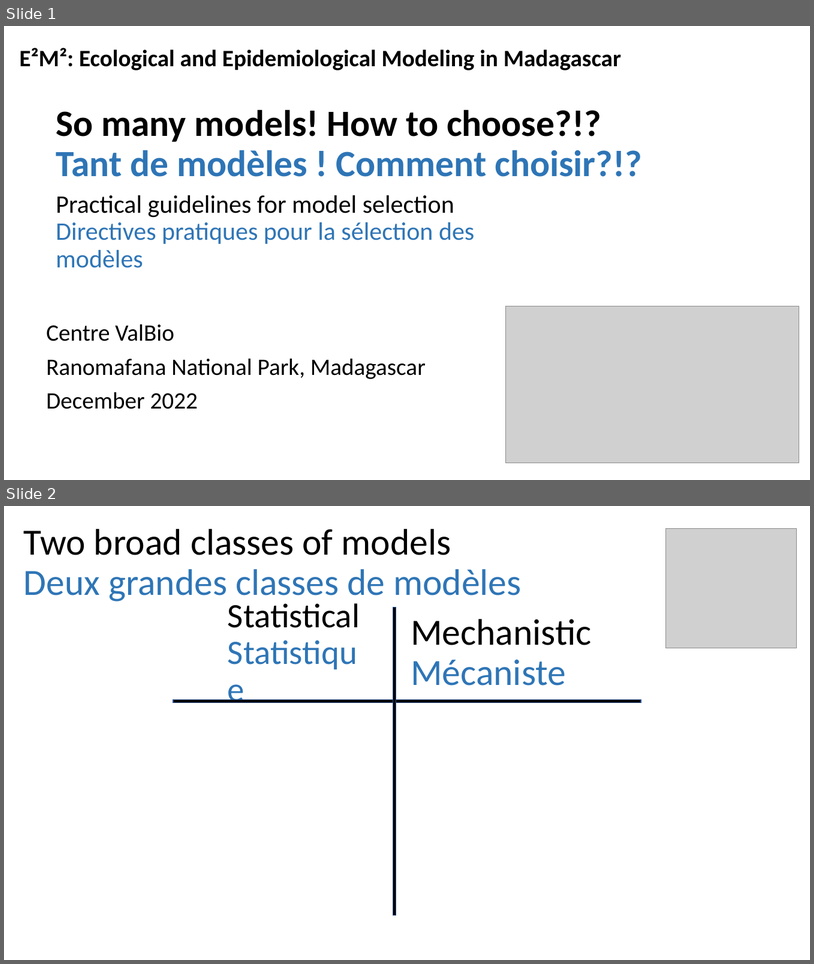
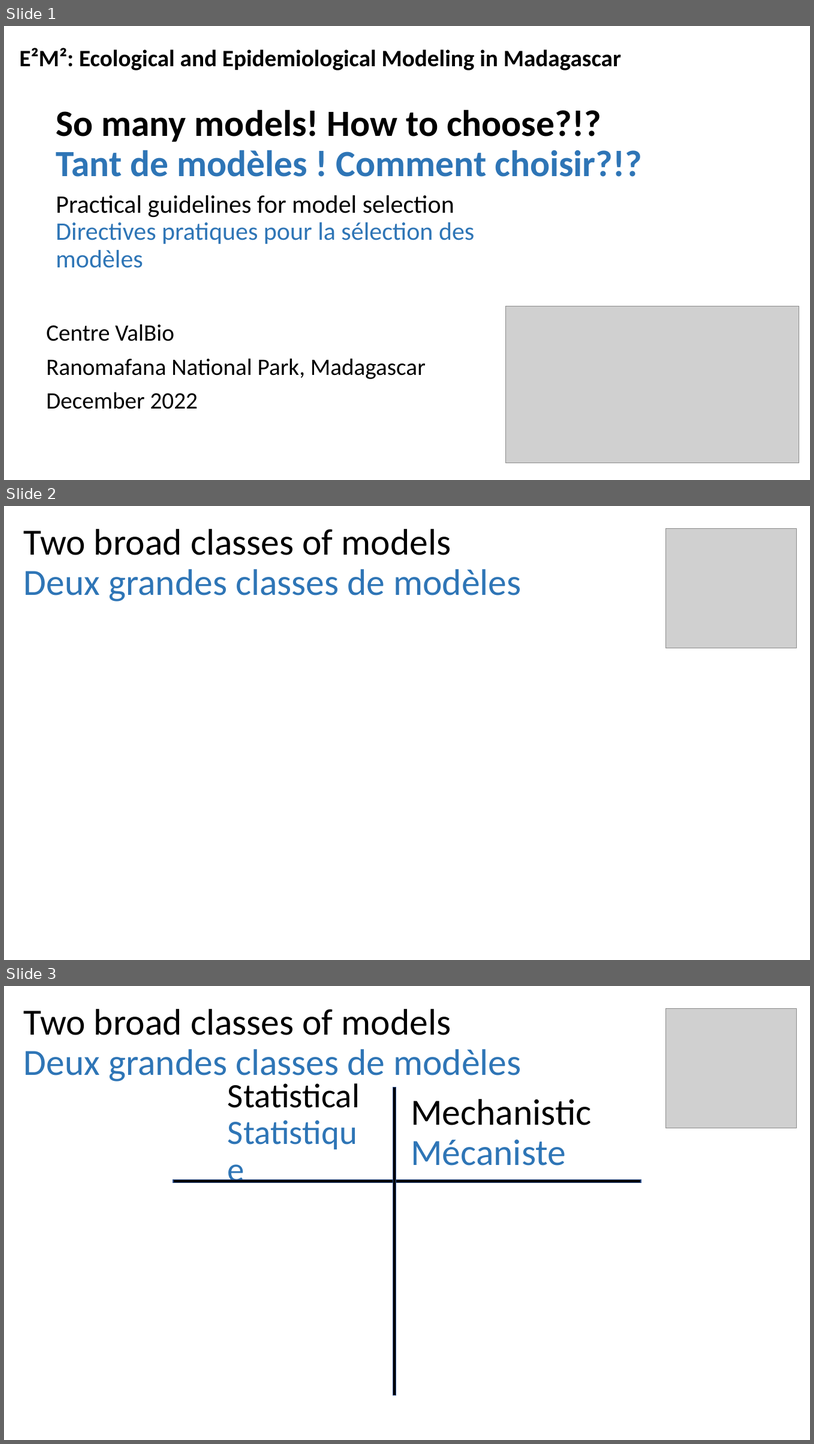
Before and after one commit to brooklabteam/E2M2, a slide deck: assets/2022/Lectures-PPT/SoManyModels.pptx. Shown one above the other, each under a label of ours: slides 1 and 2 before the commit, slides 1, 2 and 3 after it. The pictures are 814x964 and 814x1444 pixels, drawn with LibreOffice and Linux fonts; fonts in the diff are those of the drawing; grey boxes stand for pictures. Boxes give left, top, right and bottom in pixels: in the first picture for what was removed or moved away, otherwise in the second. Text is boxed around its words. In the diff, an @@ line names an element or a change of style, - is before the commit and + after.

```diff
--- a/assets/2022/Lectures-PPT/SoManyModels.pptx
+++ b/assets/2022/Lectures-PPT/SoManyModels.pptx
@@ slide 2 added at (4,506,810,960), background #FFFFFF @@
@@ title added at (24,529,521,601), 44 pt, text #2E75B6 @@
+Two broad classes of models
+Deux grandes classes de modèles
@@ picture added at (666,528,797,648) @@
@@ what was slide 2 is now slide 3 @@
```
Also in this commit, not shown: 1 other slide added, 2 other files.
